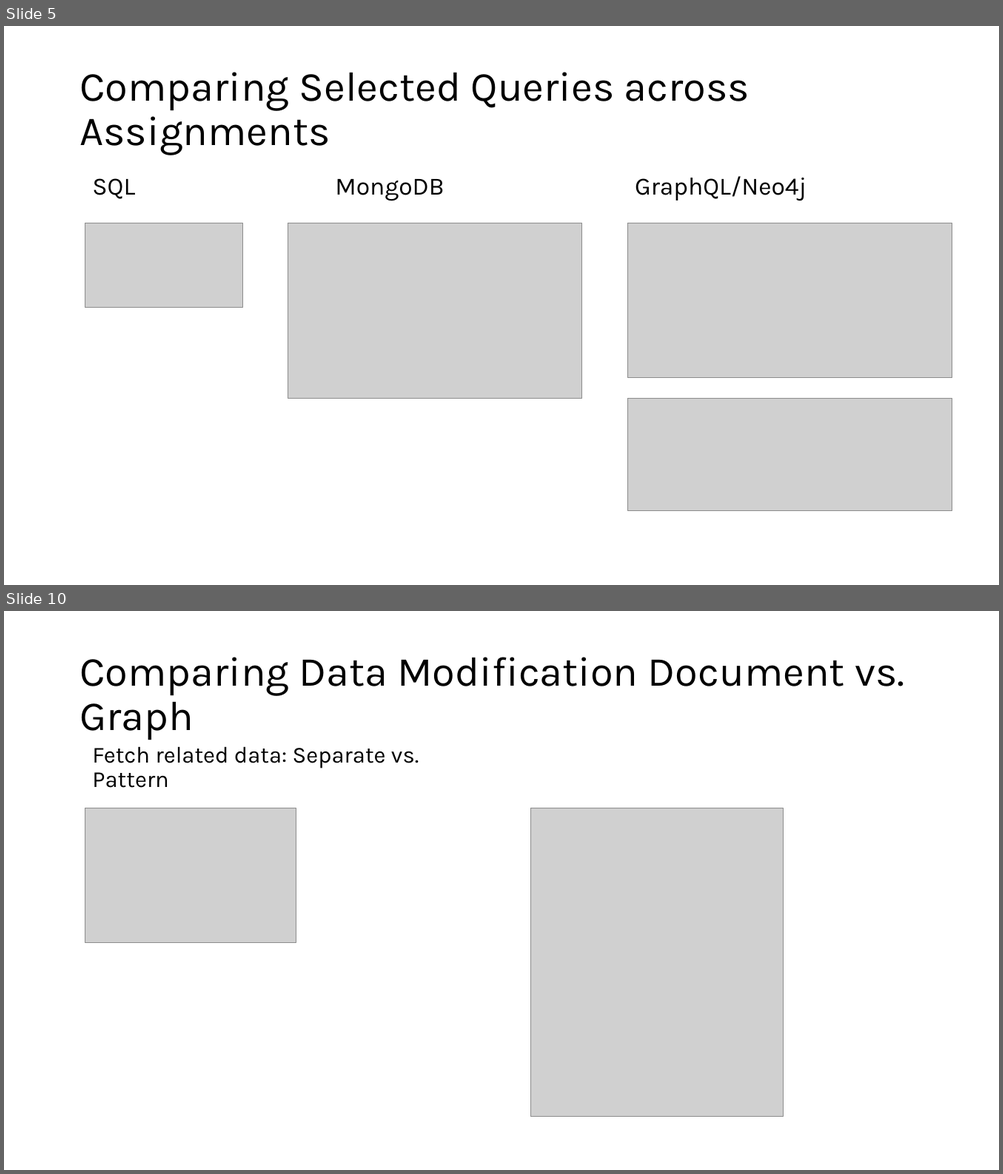
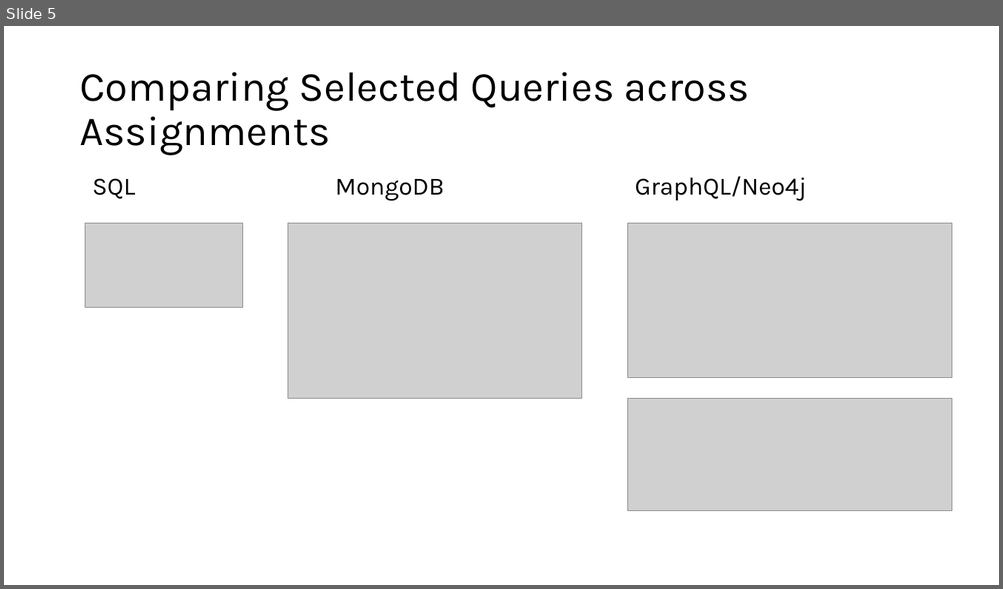
Before and after one commit to Reblayzer/NSQ, a slide deck: Sessions/Exam Question 4.pptx. Shown one above the other, each under a label of ours: slides 5 and 10 before the commit, slide 5 after it; the slides between them are not shown. The pictures are 1003x1174 and 1003x589 pixels, drawn with LibreOffice and Linux fonts; fonts in the diff are those of the drawing; grey boxes stand for pictures. Boxes give left, top, right and bottom in pixels: in the first picture for what was removed or moved away, otherwise in the second. Text is boxed around its words. In the diff, an @@ line names an element or a change of style, - is before the commit and + after.

Commit message:
upload final slides

```diff
--- a/Sessions/Exam Question 4.pptx
+++ b/Sessions/Exam Question 4.pptx
@@ slide 10 removed at [4, 611, 999, 1170], background #FFFFFF @@
@@ title removed at [79, 657, 904, 740] @@
-Comparing Data Modification Document vs. Graph
@@ text removed at [92, 746, 418, 788] @@
-Fetch related data: Separate vs. Pattern
@@ picture removed at [85, 808, 296, 943] @@
@@ picture removed at [531, 808, 783, 1117] @@
```
Also in this commit, not shown: 6 other slides removed, 14 other files.
